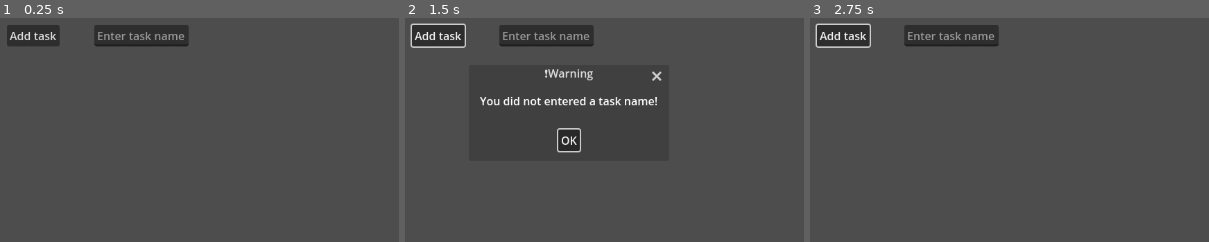
Above: before the commit, frames 1-3 (left to right).
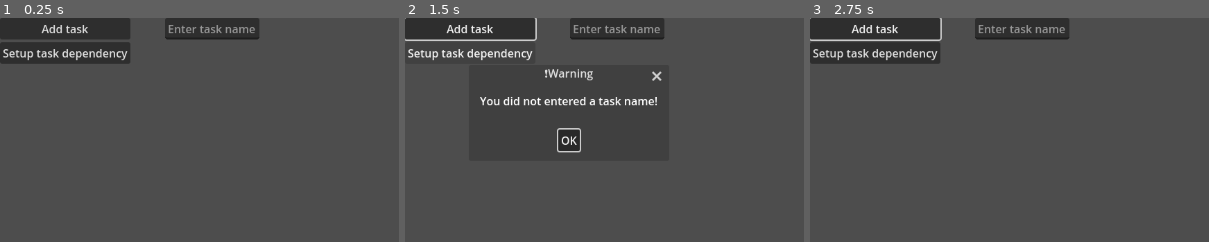
Above: after the commit, the same moments.

Repository: RWHurra/Simple-Task-Manager
Game: Godot game, scene res://simple_task_manager.tscn
Same seed, same stepped clock (60 frames per second), same inputs: the game is played once before the commit and once after it.
Inputs (mouse positions are % of the whole screen's width and height, from its top left):
- Up to frame 1 (0.25 s): no input
- Up to frame 2 (1.5 s): click "Add task" at 0.5 s; click (8, 8) at 1.25 s, where only the run after the commit has a clickable "Setup task dependency"
- Up to frame 3 (2.75 s): click "OK" at 2 s
The pictures show only the part of the screen within x 0-50%, y 0-50%; the shares and areas given below are measured in that part.

The runs differ from the first frame. In frame 1, 7.4% of the frame differs, in the area x 0-65%, y 0-21%; in frame 2, 5.9%; in frame 3, 7.6%.

Commit message:
Begun task dependency feature
Got some basics done for the task dependency feature with a graph edit.

Diff:
--- /dev/null
+++ b/Add task list dependency.gd
@@ -0,0 +1,16 @@
+extends ConfirmationDialog
+
+@onready var item_list = $ItemList
+@onready var simple_task_manager = get_tree().get_current_scene()
+@onready var task_list = simple_task_manager.get_tasks()
+
+# Called when the node enters the scene tree for the first time.
+func _ready():
+	print(task_list)
+	for task in task_list:
+		item_list.add_item(task.name, null, true)
+
+
+# Called every frame. 'delta' is the elapsed time since the previous frame.
+func _process(delta):
+	pass
--- /dev/null
+++ b/add_task_dependency.gd
@@ -0,0 +1,21 @@
+extends Button
+
+@onready var add_task_list_dependency_scene = preload("res://add_task_list_dependency.tscn")
+
+# Called when the node enters the scene tree for the first time.
+func _ready():
+	pass # Replace with function body.
+
+
+# Called every frame. 'delta' is the elapsed time since the previous frame.
+func _process(delta):
+	pass
+
+
+func _on_pressed():
+	_open_task_list()
+
+func _open_task_list():
+	var add_task_list_dependency_instance = add_task_list_dependency_scene.instantiate()
+	add_sibling(add_task_list_dependency_instance)
+	add_task_list_dependency_instance.show()
--- /dev/null
+++ b/add_task_list_dependency.tscn
@@ -0,0 +1,14 @@
+[gd_scene load_steps=2 format=3 uid="uid://qnxg5wwbdip6"]
+
+[ext_resource type="Script" path="res://Add task list dependency.gd" id="1_dee7p"]
+
+[node name="Add task list dependency" type="ConfirmationDialog"]
+position = Vector2i(50, 50)
+size = Vector2i(200, 300)
+script = ExtResource("1_dee7p")
+
+[node name="ItemList" type="ItemList" parent="."]
+offset_right = 40.0
+offset_bottom = 40.0
+item_count = 1
+item_0/text = ""
--- a/simple_task_manager.gd
+++ b/simple_task_manager.gd
@@ -2,6 +2,7 @@
 
 @onready var task = preload("res://task.tscn")
 @onready var task_button = preload("res://task_button.tscn")
+@onready var task_dependency_scene = preload("res://task_dependency.tscn")
 @onready var task_dictionary : Dictionary
 @onready var task_array : Array
 @onready var task_button_dictionary : Dictionary
@@ -45,3 +46,13 @@
 
 func get_task_buttons():
 	return task_button_array
+
+
+func _on_setup_task_dependency_pressed():
+	print("task dep pressed")
+	var task_dependency = task_dependency_scene.instantiate()
+	print(task_dependency)
+	add_sibling(task_dependency)
+	hide()
+	task_dependency.show()
+#	get_tree().change_scene_to_packed(task_dependency_scene)
--- a/simple_task_manager.tscn
+++ b/simple_task_manager.tscn
@@ -4,14 +4,20 @@
 [ext_resource type="Script" path="res://Add task.gd" id="1_upnbi"]
 
 [node name="Simple task manager" type="VBoxContainer"]
-offset_left = 10.0
-offset_top = 10.0
-offset_right = 86.0
-offset_bottom = 50.0
+offset_right = 188.0
+offset_bottom = 66.0
 script = ExtResource("1_hcjdi")
 
 [node name="Add task" type="Button" parent="."]
-offset_right = 76.0
+offset_right = 188.0
 offset_bottom = 31.0
 text = "Add task"
 script = ExtResource("1_upnbi")
+
+[node name="Setup task dependency" type="Button" parent="."]
+offset_top = 35.0
+offset_right = 188.0
+offset_bottom = 66.0
+text = "Setup task dependency"
+
+[connection signal="pressed" from="Setup task dependency" to="." method="_on_setup_task_dependency_pressed"]
--- a/task.tscn
+++ b/task.tscn
@@ -11,27 +11,24 @@
 offset_bottom = 40.0
 
 [node name="LineEdit" type="LineEdit" parent="VBoxContainer"]
-layout_mode = 2
 placeholder_text = "Task name"
 caret_blink = true
 caret_blink_interval = 0.5
 
 [node name="TextEdit" type="TextEdit" parent="VBoxContainer"]
 custom_minimum_size = Vector2(500, 150)
-layout_mode = 2
 placeholder_text = "Task description"
 
 [node name="LineEdit2" type="LineEdit" parent="VBoxContainer"]
-layout_mode = 2
 placeholder_text = "Task due date"
 caret_blink = true
 caret_blink_interval = 0.5
 
 [node name="CheckBox" type="CheckButton" parent="VBoxContainer"]
-layout_mode = 2
 text = "Done"
 
 [node name="DeleteTaskButton" type="Button" parent="VBoxContainer"]
-layout_mode = 2
+offset_right = 8.0
+offset_bottom = 8.0
 text = "Delete"
 script = ExtResource("2_4ccn6")
--- /dev/null
+++ b/task_dependency.gd
@@ -0,0 +1,7 @@
+extends Control
+
+@onready var simple_task_manager = get_tree().get_current_scene()
+
+func _on_close_pressed():
+	simple_task_manager.show()
+	queue_free()
--- /dev/null
+++ b/task_dependency.tscn
@@ -0,0 +1,41 @@
+[gd_scene load_steps=3 format=3 uid="uid://chvfnx538eq7t"]
+
+[ext_resource type="Script" path="res://task_dependency.gd" id="1_4ammm"]
+[ext_resource type="Script" path="res://add_task_dependency.gd" id="2_rvfm3"]
+
+[node name="Task dependency" type="Control"]
+layout_mode = 3
+anchors_preset = 15
+anchor_right = 1.0
+anchor_bottom = 1.0
+grow_horizontal = 2
+grow_vertical = 2
+script = ExtResource("1_4ammm")
+
+[node name="GraphEdit" type="GraphEdit" parent="."]
+anchors_preset = 15
+anchor_right = 1.0
+anchor_bottom = 1.0
+offset_top = 52.0
+offset_right = -1.0
+grow_horizontal = 2
+grow_vertical = 2
+scroll_offset = Vector2(-1151, -596)
+
+[node name="Close" type="Button" parent="."]
+offset_left = 30.0
+offset_top = 12.0
+offset_right = 80.0
+offset_bottom = 43.0
+text = "Close"
+
+[node name="Add task" type="Button" parent="."]
+offset_left = 90.0
+offset_top = 12.0
+offset_right = 166.0
+offset_bottom = 43.0
+text = "Add task"
+script = ExtResource("2_rvfm3")
+
+[connection signal="pressed" from="Close" to="." method="_on_close_pressed"]
+[connection signal="pressed" from="Add task" to="Add task" method="_on_pressed"]
